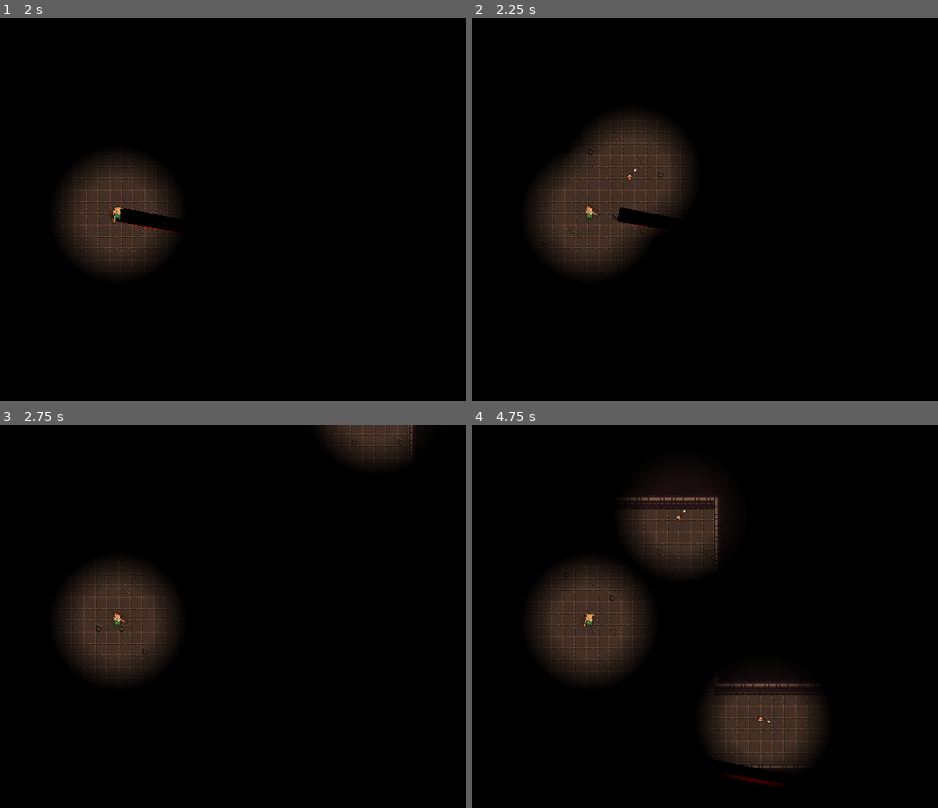
Above: before the commit, frames 1-4 (two rows, left to right).
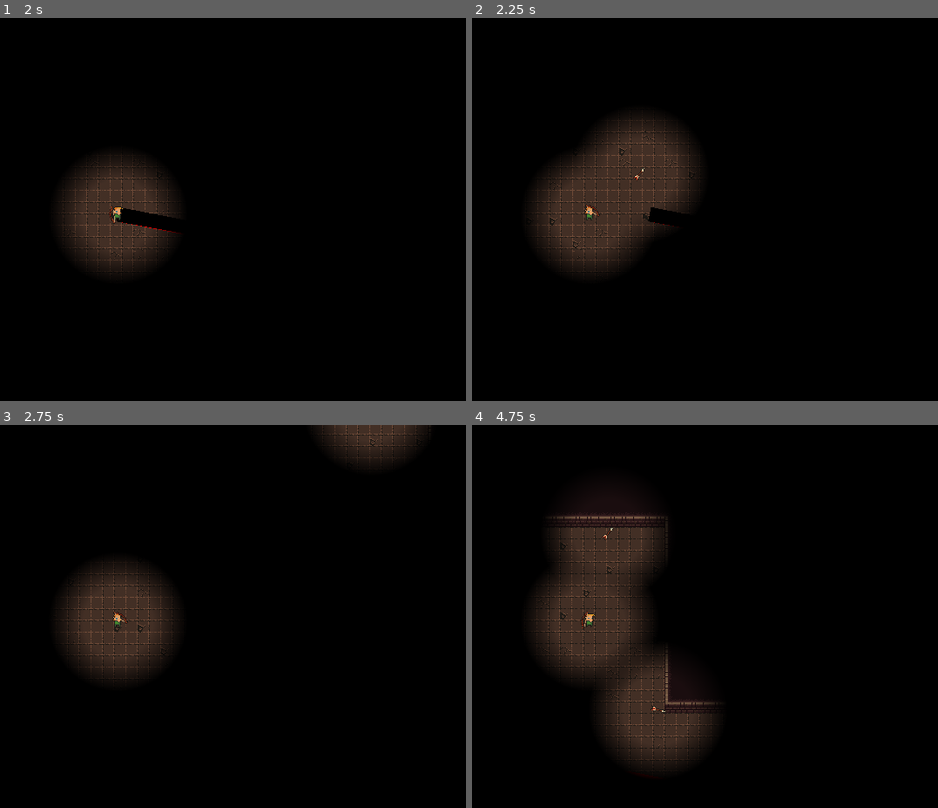
Above: after the commit, the same moments.

Repository: kuma-gee/shadow-edge
Game: Godot game, scene res://src/game.tscn
Two runs of this game, one before a commit and one after it. Both use one fixed random seed, a clock stepped at 60 frames per second and the inputs below.
Inputs (mouse positions are in pixels of both pictures, inside the frame that each line leads up to):
- Up to frame 1 (2 s): tap Enter at 0.5 s; move the mouse to (270, 194) at 0.52 s; hold A (move_right) 0.53-1.28 s; hold Right mouse button (roll, bound only after the commit) 0.53-1.28 s; click (270, 194) at 0.67 s; tap Space at 1.25 s; move the mouse to (outside the picture) at 1.27 s; hold S (move_down) from 1.28 s (still down); click (outside the picture) at 1.35 s; right-click (outside the picture) at 1.55 s
- Up to frame 2 (2.25 s): tap Enter at 2 s; move the mouse to (658, 129) at 2.02 s; release S (move_down) at 2.03 s; hold A (move_right) from 2.03 s (still down); hold Right mouse button (roll, bound only after the commit) from 2.03 s (still down); click (658, 129) at 2.17 s
- Up to frame 3 (2.75 s): keep holding A (move_right); keep holding Right mouse button (roll, bound only after the commit)
- Up to frame 4 (4.75 s): move the mouse to (555, 700) at 2.77 s; release A (move_right) at 2.78 s; release Right mouse button (roll, bound only after the commit) at 2.78 s; hold W (move_up) 2.78-3.53 s; right-click (555, 700) at 2.85 s; click (555, 700) at 2.92 s; move the mouse to (798, 681) at 3.52 s; press the mouse at (798, 681) at 3.53 s; hold D (move_left) from 3.53 s (still down); right-click (798, 681) at 3.8 s; tap F12 (dev) at 4.15 s; move the mouse to (outside the picture) at 4.27 s; release the mouse at (outside the picture) at 4.28 s; right-click (outside the picture) at 4.35 s; click (outside the picture) at 4.42 s

Frame 1 is identical in both runs. In frame 2, 2.0% of the frame differs, in the area x 14-50%, y 26-65%; in frame 3, 1.2%; in frame 4, 16%, in the area x 13-76%, y 14-95%.
Error in both runs: Invalid call. Nonexistent function 'instance' in base 'PackedScene'. (res://addons/debug/Env.gd:27)

Commit message:
add roll

Diff:
--- a/project.godot
+++ b/project.godot
@@ -101,6 +101,11 @@
 "events": [Object(InputEventMouseButton,"resource_local_to_scene":false,"resource_name":"","device":-1,"window_id":0,"a …(236 unchanged characters)…
 ]
 }
+roll={
+"deadzone": 0.5,
+"events": [Object(InputEventMouseButton,"resource_local_to_scene":false,"resource_name":"","device":-1,"window_id":0,"alt_pressed":false,"shift_pressed":false,"ctrl_pressed":false,"meta_pressed":false,"button_mask":0,"position":Vector2(0, 0),"global_position":Vector2(0, 0),"factor":1.0,"button_index":2,"pressed":false,"double_click":false,"script":null)
+]
+}
 
 [layer_names]
 
--- a/src/player/player.gd
+++ b/src/player/player.gd
@@ -1,24 +1,55 @@
 extends CharacterBody2D
 
+enum {
+	WALK,
+	ROLL,
+}
+
 @export var speed := 200
+
+@export var roll_deaccel := 800
+@export var roll_speed := 500
 
 @onready var input := $PlayerInput
 @onready var hand := $Hand
 
+var _state = WALK
+
+func _aim_dir() -> Vector2:
+	return global_position.direction_to(get_global_mouse_position())
+
 func _process(delta):
-	var dir = global_position.direction_to(get_global_mouse_position())
+	var dir = _aim_dir()
 	hand.rotation = dir.angle_to(Vector2.UP) * -1
 
 func _physics_process(delta):
-	var motion = Vector2(
+	match _state:
+		ROLL:
+			_roll_state(delta)
+		WALK:
+			_walk_state(delta)
+
+	move_and_slide()
+
+func _motion_dir():
+	return Vector2(
 		input.get_action_strength("move_left") - input.get_action_strength("move_right"),
 		input.get_action_strength("move_down") - input.get_action_strength("move_up")
 	).normalized()
 
-	velocity = motion * speed
-	move_and_slide()
+func _walk_state(delta: float):
+	velocity = _motion_dir() * speed
 
+func _roll_state(delta: float):
+	velocity = velocity.move_toward(Vector2.ZERO, roll_deaccel * delta)
+	if velocity.length() < 0.1:
+		_state = WALK
 
 func _on_player_input_just_pressed(ev: InputEvent):
 	if ev.is_action_pressed("fire"):
 		hand.get_child(0).fire()
+	elif ev.is_action_pressed("roll"):
+		var motion = _motion_dir()
+		if motion.length() > 0:
+			velocity = motion * roll_speed
+			_state = ROLL
